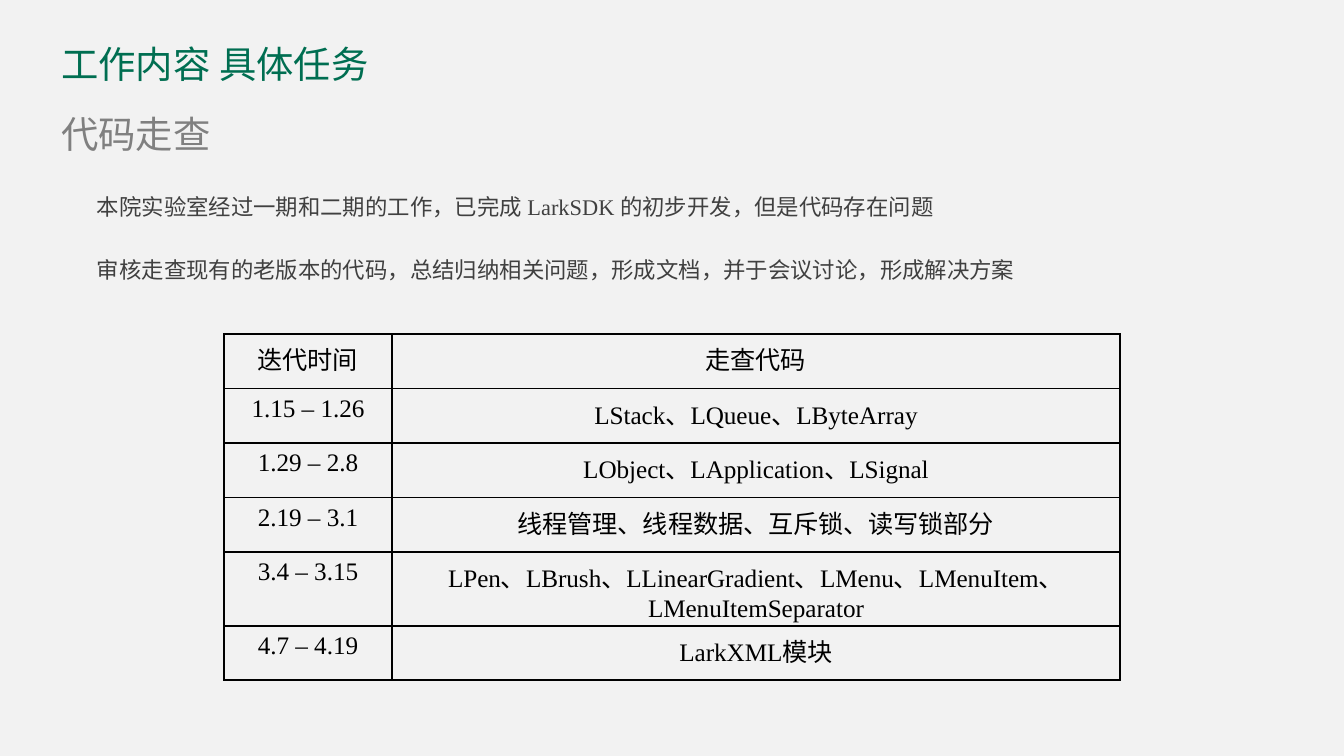
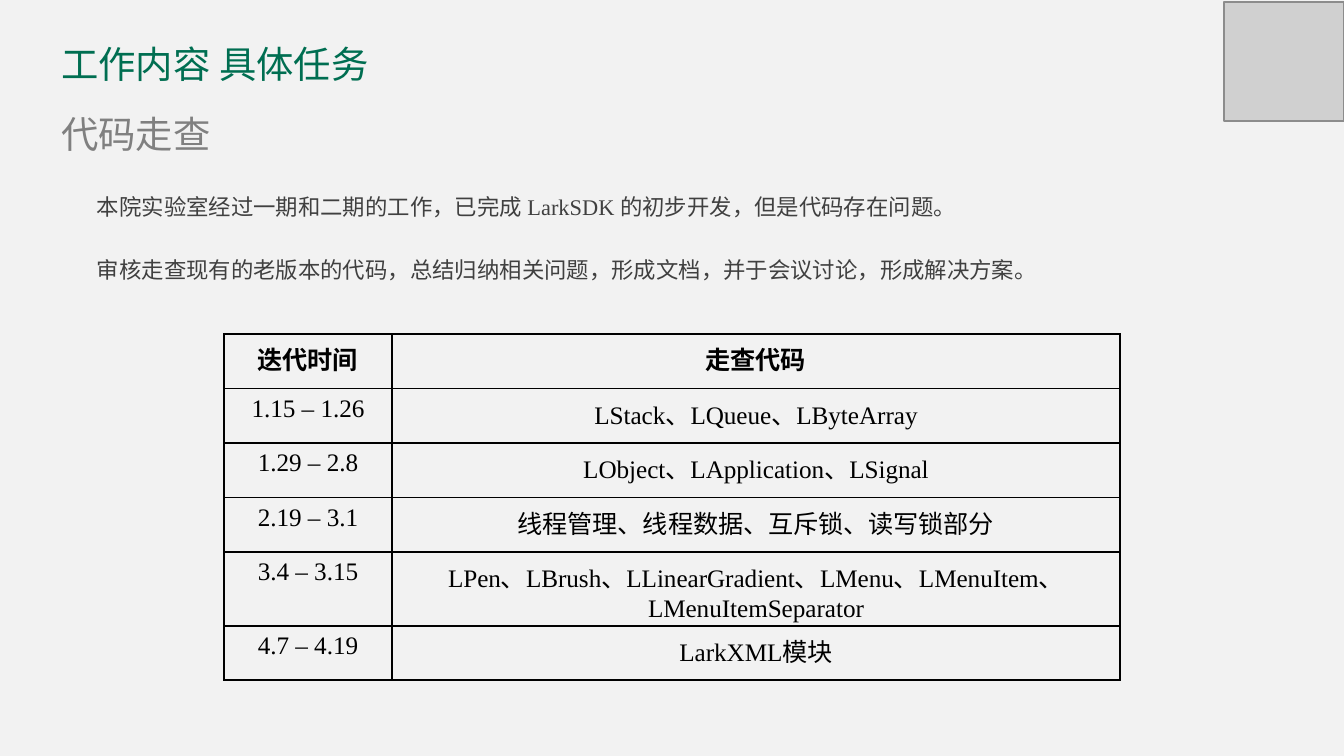
Before and after one commit to DavidingPlus/study-notes, a slide deck: slide 10 of 实习/合迅科技/实习答辩/刘治学-答辩 PPT.pptx. Drawn at 1344x756 pixels with LibreOffice and Linux fonts; fonts in the diff are those of the drawing; grey boxes stand for pictures. Boxes give left, top, right and bottom in pixels: in the first picture for what was removed or moved away, otherwise in the second. Text is boxed around its words. In the diff, an @@ line names an element or a change of style, - is before the commit and + after.

```diff
--- a/实习/合迅科技/实习答辩/刘治学-答辩 PPT.pptx
+++ b/实习/合迅科技/实习答辩/刘治学-答辩 PPT.pptx
@@ picture added at (x1=1224, y1=1, x2=1344, y2=121) @@
@@ text at (x1=97, y1=196, x2=1037, y2=280): text changed @@
-本院实验室经过一期和二期的工作，已完成 LarkSDK 的初步开发，但是代码存在问题
-审核走查现有的老版本的代码，总结归纳相关问题，形成文档，并于会议讨论，形成解决方案
+本院实验室经过一期和二期的工作，已完成 LarkSDK 的初步开发，但是代码存在问题。
+审核走查现有的老版本的代码，总结归纳相关问题，形成文档，并于会议讨论，形成解决方案。
@@ table at (x1=224, y1=333, x2=1121, y2=680) @@
@@ bold on in "迭代时间", "走查代码" @@
```
Also in this commit, not shown: 21 other slides changed, 4 slides added, 1 slide removed, 1 other file.
